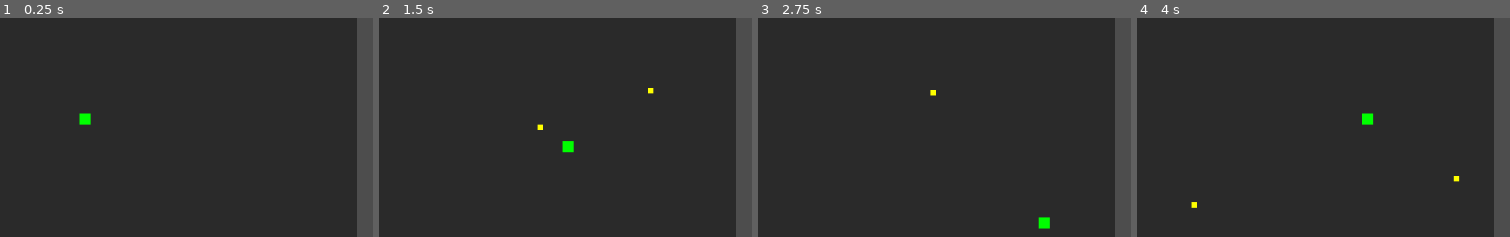
Above: before the commit, frames 1-4 (left to right).
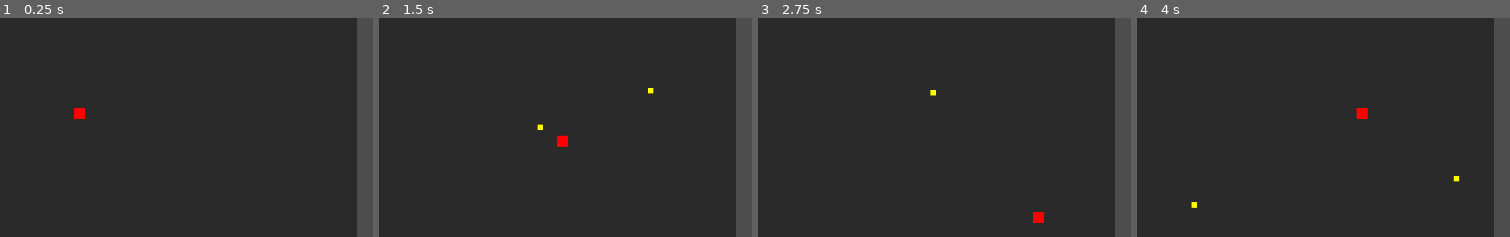
Above: after the commit, the same moments.

Repository: Xaviera789/copy-isaac
Game: Godot game, scene res://scenes/test/TestRoom.tscn
Two runs of this game, one before a commit and one after it. Both use one fixed random seed, a clock stepped at 60 frames per second and the inputs below. This scene is started directly instead of the project's main scene.
Inputs (mouse positions are % of the whole screen's width and height, from its top left):
- Up to frame 1 (0.25 s): no input
- Up to frame 2 (1.5 s): tap Enter at 0.5 s; move the mouse to (70, 46) at 0.52 s; hold D (move_right) 0.53-1.28 s; click (70, 46) at 0.6 s; move the mouse to (25, 56) at 1.27 s; hold S (move_down) from 1.28 s (still down); click (25, 56) at 1.35 s
- Up to frame 3 (2.75 s): move the mouse to (57, 29) at 2.02 s; release S (move_down) at 2.03 s; hold D (move_right) from 2.03 s (still down); click (57, 29) at 2.1 s
- Up to frame 4 (4 s): tap Space at 2.75 s; move the mouse to (41, 72) at 2.77 s; release D (move_right) at 2.78 s; hold W (move_up) 2.78-3.53 s; click (41, 72) at 2.85 s; move the mouse to (79, 66) at 3.52 s; hold A (move_left) from 3.53 s (still down); click (79, 66) at 3.6 s
The pictures show only the part of the screen within x 36-86%, y 29-79%; the shares and areas given below are measured in that part.

The runs differ from the first frame. In frame 1, 0.3% of the frame differs, in the area x 19-25%, y 41-49%; in frame 2, 0.3%, in the area x 47-53%, y 53-62%; in frame 3, 0.3%; in frame 4, 0.3%.

Commit message:
基础射击系统完成

Diff:
--- a/isaac/scenes/player/Player.tscn
+++ b/isaac/scenes/player/Player.tscn
@@ -1,19 +1,19 @@
-[gd_scene load_steps=3 format=3 uid="uid://player_scene"]
+[gd_scene load_steps=2 format=3 uid="uid://player_scene"]
 
-[ext_resource type="Script" path="res://scripts/player/Player.gd" id="1_1"]
+[ext_resource type="Script" path="res://scripts/player/Player.gd" id="1_script"]
 
 [sub_resource type="RectangleShape2D" id="RectangleShape2D_1"]
 size = Vector2(16, 16)
 
 [node name="Player" type="CharacterBody2D"]
-script = ExtResource("1_1")
-collision_layer = 1
-collision_mask = 0
+script = ExtResource("1_script")
 
 [node name="CollisionShape2D" type="CollisionShape2D" parent="."]
 shape = SubResource("RectangleShape2D_1")
 
 [node name="ColorRect" type="ColorRect" parent="."]
-modulate = Color(0, 1, 0, 1)
-offset_right = 16.0
-offset_bottom = 16.0
+offset_left = -8.0
+offset_top = -8.0
+offset_right = 8.0
+offset_bottom = 8.0
+color = Color(1, 0, 0, 1)
